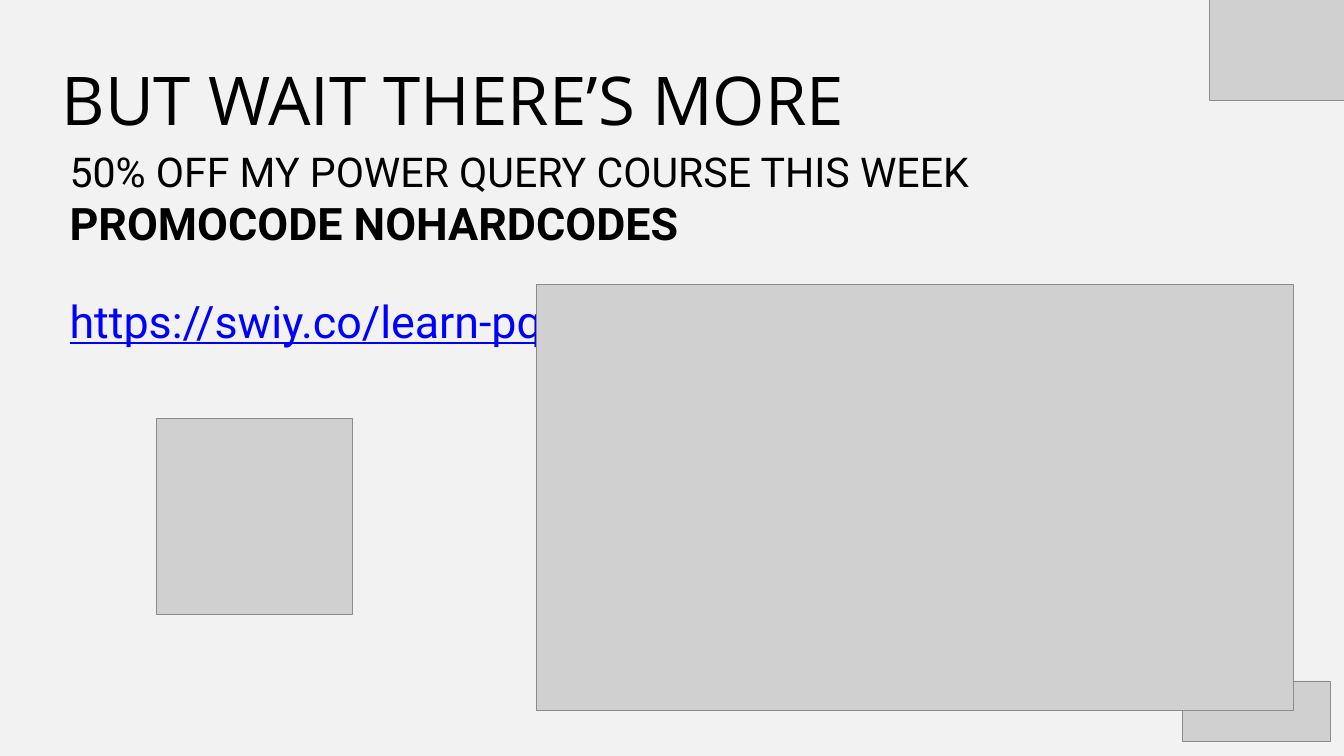
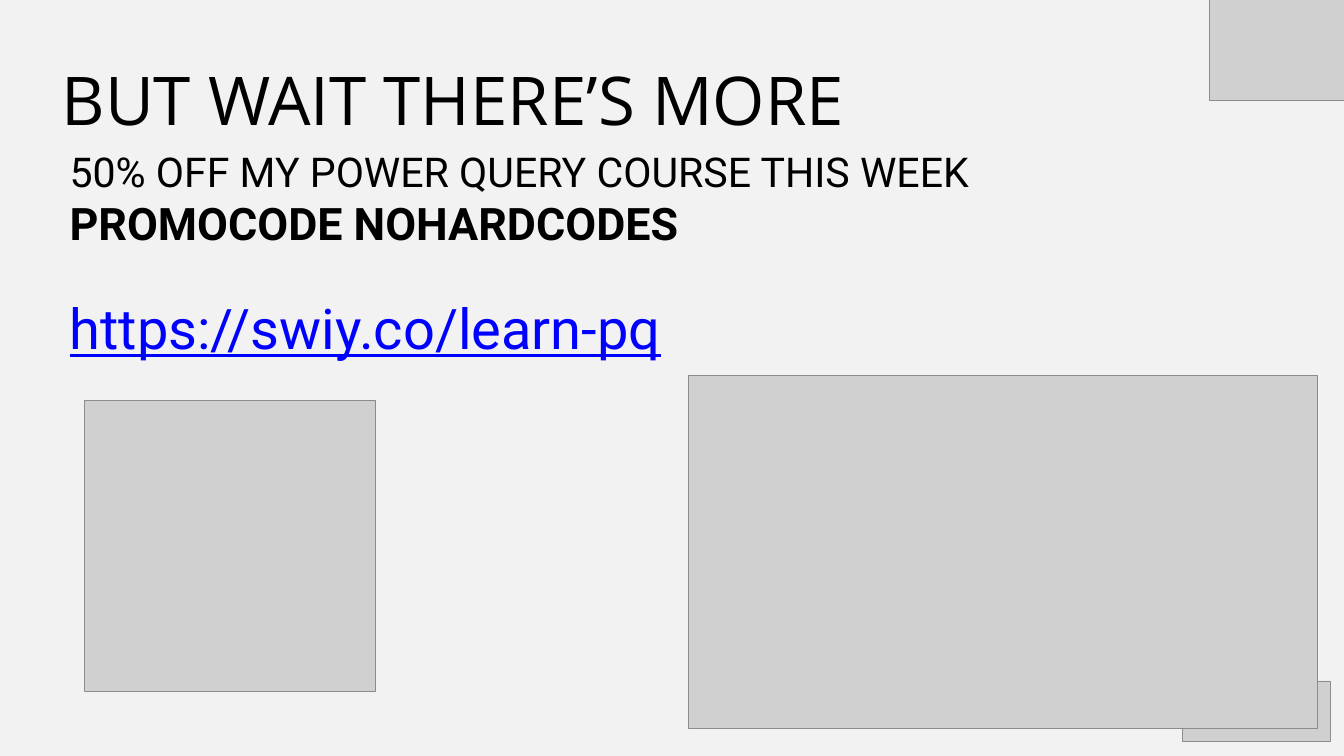
Before and after one commit to stringfestdata/pq-pdq, a slide deck: slide 15 of pq-pdq.pptx (slide 21 before the commit). Drawn at 1344x756 pixels with LibreOffice and Linux fonts; fonts in the diff are those of the drawing; grey boxes stand for pictures. Boxes give left, top, right and bottom in pixels: in the first picture for what was removed or moved away, otherwise in the second. Text is boxed around its words. In the diff, an @@ line names an element or a change of style, - is before the commit and + after.

```diff
--- a/pq-pdq.pptx
+++ b/pq-pdq.pptx
@@ text at [70, 307, 661, 361]: size 48 to 60 pt in "https://swiy.co/learn-pq" @@
@@ picture: place and size @@
-picture at [537, 285, 1294, 711]
+picture at [689, 375, 1317, 728]
@@ picture: place and size @@
-picture at [157, 418, 353, 614]
+picture at [84, 401, 375, 691]
```
Also in this commit, not shown: 3 other slides changed, 1 slide added, 7 slides removed, 2 other files.
